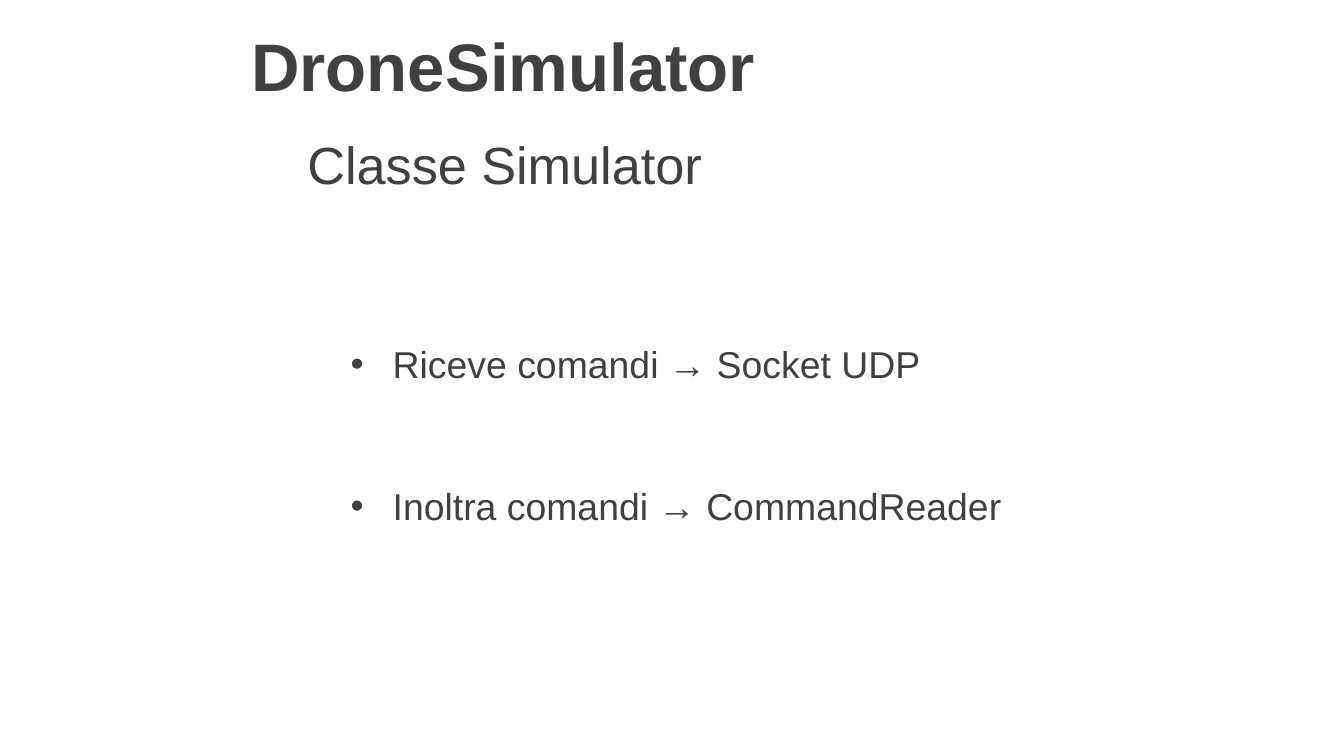
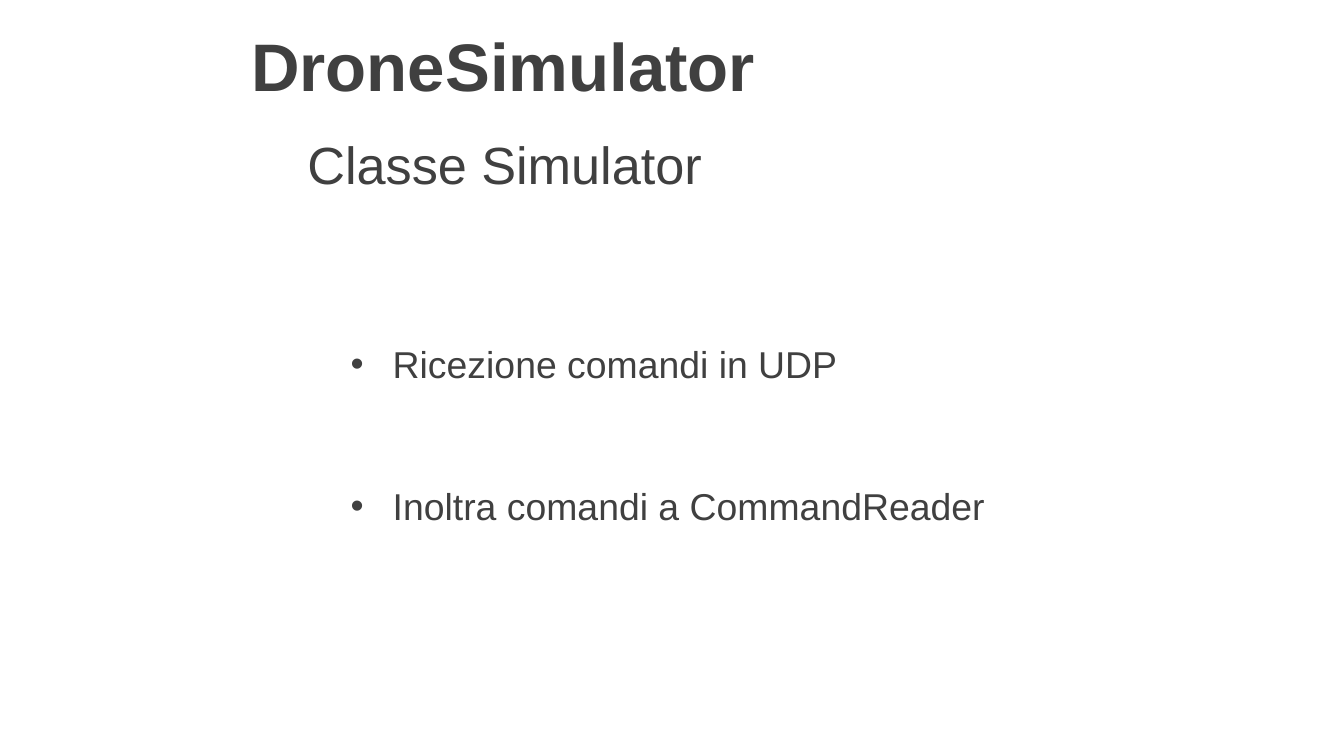
Before and after one commit to LuMug/DroneControlSystem, a slide deck: slide 26 of docs/Presentazione.pptx (slide 32 before the commit). Drawn at 1344x756 pixels with LibreOffice and Linux fonts; fonts in the diff are those of the drawing; background and template pictures are left out. Boxes give left, top, right and bottom in pixels: in the first picture for what was removed or moved away, otherwise in the second. Text is boxed around its words. In the diff, an @@ line names an element or a change of style, - is before the commit and + after.

```diff
--- a/docs/Presentazione.pptx
+++ b/docs/Presentazione.pptx
@@ text at (x1=393, y1=351, x2=985, y2=521): text changed @@
-• Riceve comandi → Socket UDP
-• Inoltra comandi → CommandReader
+• Ricezione comandi in UDP
+• Inoltra comandi a CommandReader
```
Also in this commit, not shown: 6 other slides changed, 2 slides added, 8 slides removed.
